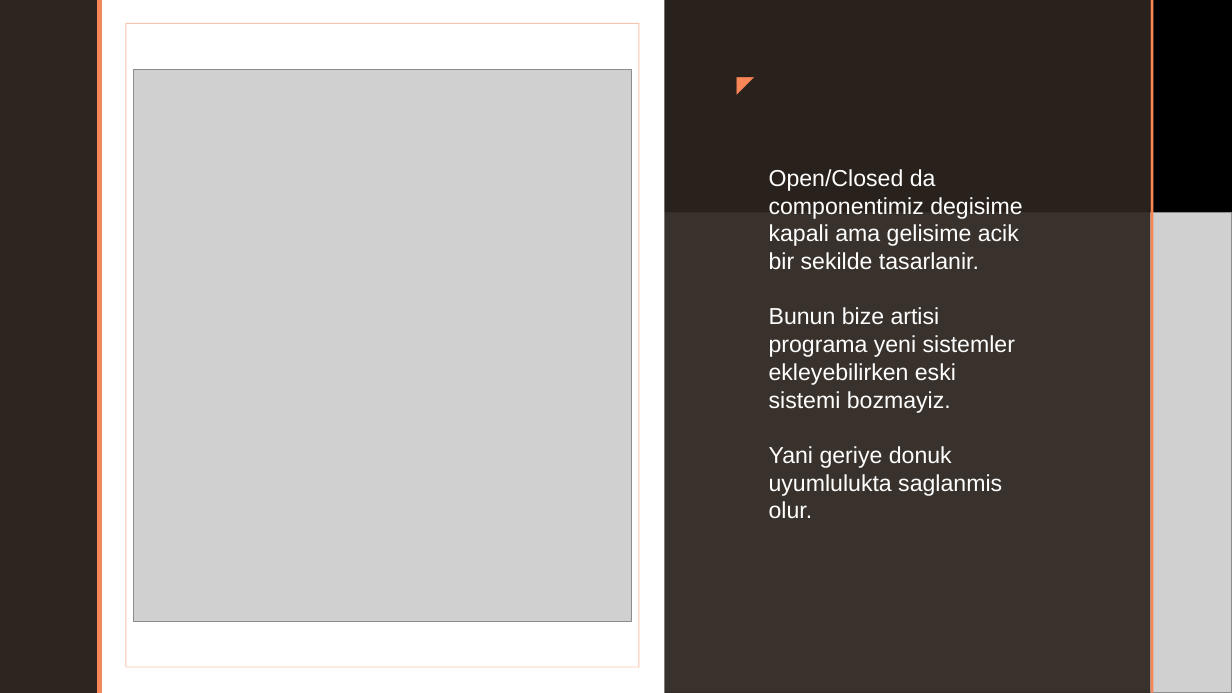
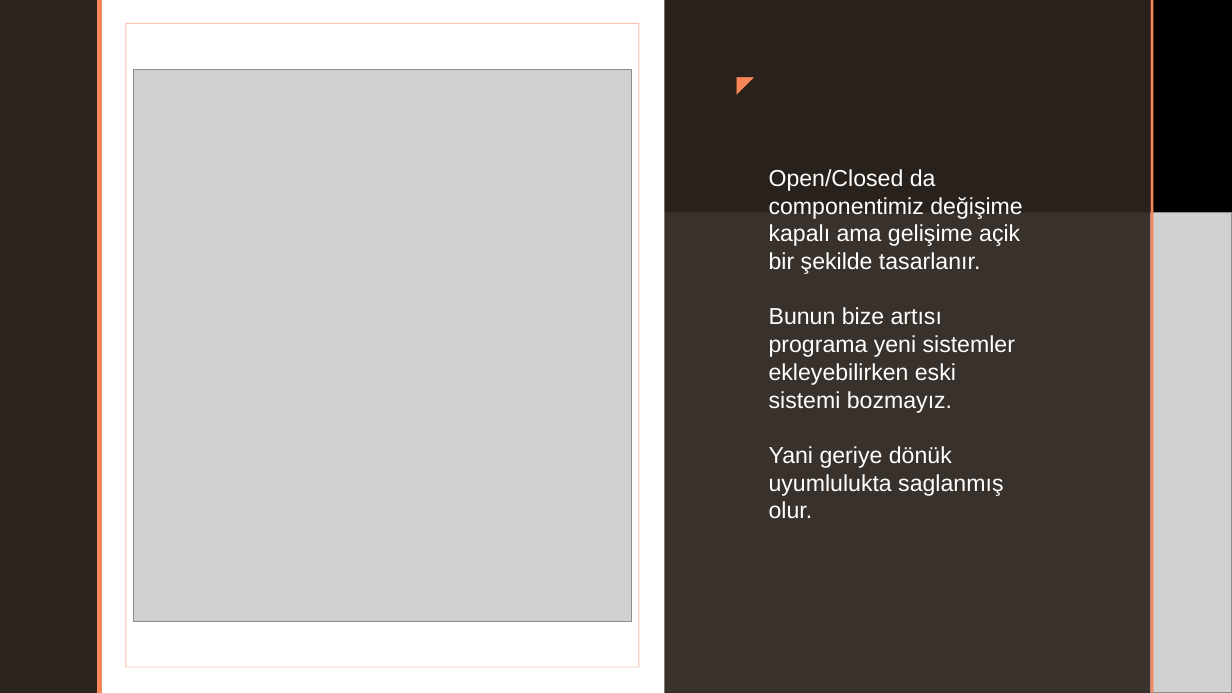
Before and after one commit to mridvanozcan/Solid-Prensipleri, a slide deck: slide 5 of SOLID PROGRAMLAMA.pptx. Drawn at 1232x693 pixels with LibreOffice and Linux fonts; fonts in the diff are those of the drawing; grey boxes stand for pictures; background and template pictures are left out. Boxes give left, top, right and bottom in pixels: in the first picture for what was removed or moved away, otherwise in the second. Text is boxed around its words. In the diff, an @@ line names an element or a change of style, - is before the commit and + after.

```diff
--- a/SOLID PROGRAMLAMA.pptx
+++ b/SOLID PROGRAMLAMA.pptx
@@ text at (769, 169, 1023, 519): text changed @@
-Open/Closed da componentimiz degisime kapali ama gelisime acik bir sekilde tasarlanir.
-Bunun bize artisi programa yeni sistemler ekleyebilirken eski sistemi bozmayiz.
-Yani geriye donuk uyumlulukta saglanmis olur.
+Open/Closed da componentimiz değişime kapalı ama gelişime açik bir şekilde tasarlanır.
+Bunun bize artısı programa yeni sistemler ekleyebilirken eski sistemi bozmayız.
+Yani geriye dönük uyumlulukta saglanmış olur.
```
Also in this commit, not shown: 4 other slides changed.
